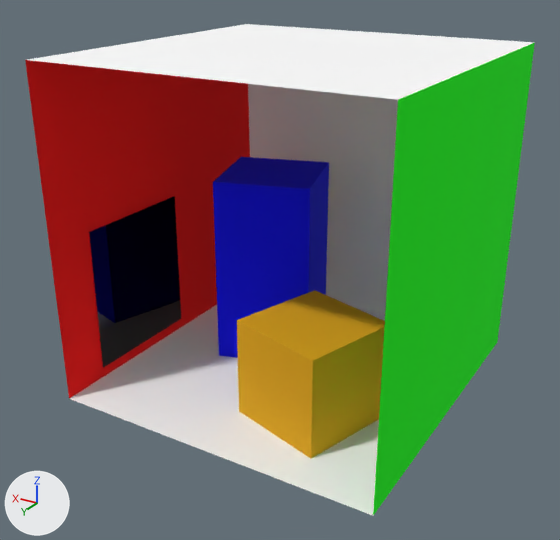
What one commit did to the OBJ model models/cornell_box_VI.obj.
Camera for both pictures: a camera (50 mm lens) standing at (-316.0, 766.0, 706.0) and looking at (287.0, -239.0, 204.0). The lights are fixed; the arrows at lower left show +X, +Y and +Z. Where no turn or scale is listed for an object, it has been applied to the vertices.

The scene before the commit, as lines of its bpy script (objects in view):
```python
me_back_wall = bpy.data.meshes.new('back_wall')
me_back_wall.from_pydata([(550.0, -559.0, 0.0), (0.0, -559.0, 0.0), (0.0, -559.0, 549.0), (556.0, -559.0, 549.0)], [], [(0, 1, 2, 3)])
me_back_wall.materials.append(mat_white)  # white #ffffff
me_floor = bpy.data.meshes.new('floor')
me_floor.from_pydata([(553.0, 0.0, 0.0), (0.0, 0.0, 0.0), (0.0, -559.0, 0.0), (550.0, -559.0, 0.0)], [], [(0, 1, 2, 3)])
me_floor.materials.append(mat_white)  # white #ffffff
me_mirror = bpy.data.meshes.new('mirror')
me_mirror.from_pydata([(549.0, -300.0, 20.0), (549.0, -80.0, 20.0), (549.0, -80.0, 270.0), (549.0, -300.0, 270.0)], [], [(0, 1, 2, 3)])
me_mirror.materials.append(mat_mirror_mat)  # black #000000
ob_back_wall = bpy.data.objects.new('back_wall', me_back_wall)
ob_back_wall.location = (0.0, 0.0, 0.0)
ob_floor = bpy.data.objects.new('floor', me_floor)
ob_floor.location = (0.0, 0.0, 0.0)
ob_mirror = bpy.data.objects.new('mirror', me_mirror)
ob_mirror.location = (0.0, 0.0, 0.0)
# also in view: 'red_wall' at (553.0, -280.0, 274.0); 'ceiling' at (278.0, -280.0, 549.0); 'green_wall' at (0.0, -280.0, 274.0); 'tall_block' at (368.0, -352.0, 165.0); 'short_block' at (186.0, -168.0, 83.0)
```
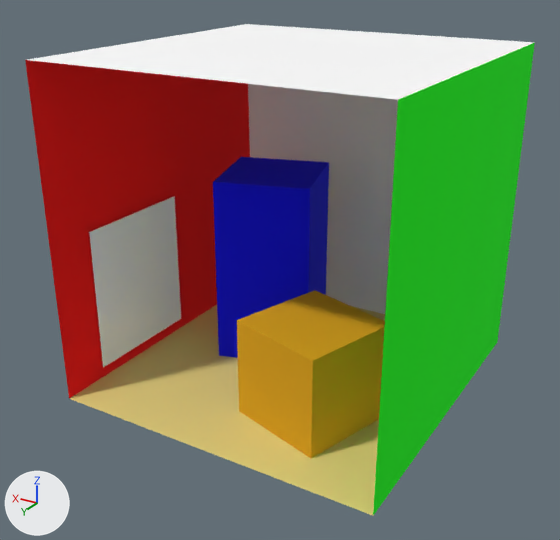
Where the change shows, as pixel boxes (x1, y1, x2, y2) in the pictures (560 x 540 px):
'floor', recoloured (white to yellow)
    both: (69, 305, 385, 515)
'mirror', recoloured
    both: (89, 196, 181, 368)

Edits to the bpy script that builds the scene:
```text
Add mat_metal_mirror:
    mat_metal_mirror = principled_material('metal_mirror')
    mat_metal_mirror.base_color = (0.98, 0.98, 0.98)  # white #fdfdfd
    mat_metal_mirror.roughness = 0.0
Add mat_metal_gold:
    mat_metal_gold = principled_material('metal_gold')
    mat_metal_gold.base_color = (0.828, 0.684, 0.215)  # yellow #ebd880
    mat_metal_gold.roughness = 0.684
Change me_floor:
    where me_floor.from_pydata(...)  # 4 vertices, 1 face; spans x 0.0..553.0, y -559.0..0.0, z 0.0
    remove me_floor.materials.append(mat_white)  # white #ffffff
    add me_floor.materials.append(mat_metal_gold)  # yellow #ebd880
Change me_mirror:
    where me_mirror.from_pydata(...)  # 4 vertices, 1 face; spans x 549.0, y -300.0..-80.0, z 20.0..270.0
    remove me_mirror.materials.append(mat_mirror_mat)  # black #000000
    add me_mirror.materials.append(mat_metal_mirror)  # white #fdfdfd
```
